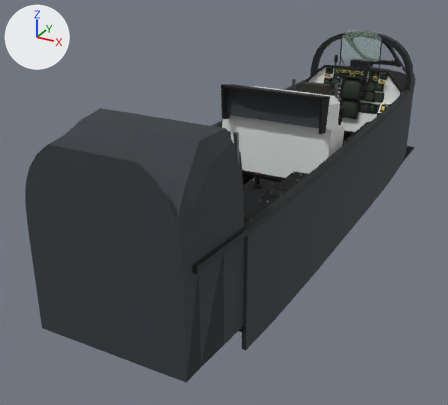
What one commit did to the glTF model assets/models/cockpit_f14.glb.
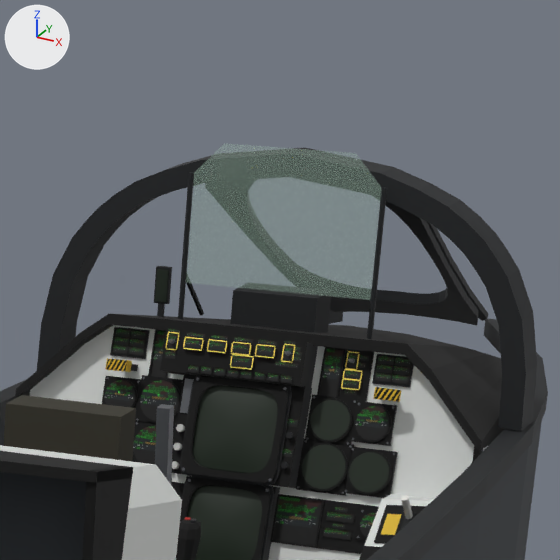
Each version is shown whole from a camera (50 mm lens) standing at (1.643, -4.729, 0.904) and looking at (-0.411, -0.995, -0.962), then close up on the part from 68% to 93% of the width and 0% to 29% of the height. The axes (+X, +Y, +Z) are drawn at upper left. The lights are the same throughout. The last two pictures show the newer version. Where no turn or scale is listed for an object, it has been applied to the vertices. Vertices at exactly the same position are counted once.

The first close-up shows 'approach_70', 'black', 'cushion_97', 'dark.140', 'dark.141', 'frame.001', 'frame.002', 'frame.011', 'frame.024', 'frame.025', 'frame.026', 'hud_glass_69', 'panel_grey.001', 'panel_grey.003', 'panel_light', 'panel_light.001', 'screen_f14hsd', 'screen_f14vdi' and 122 more.
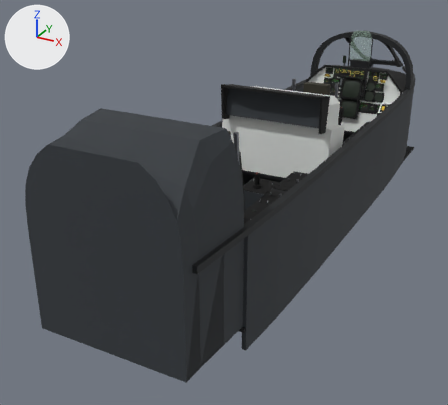
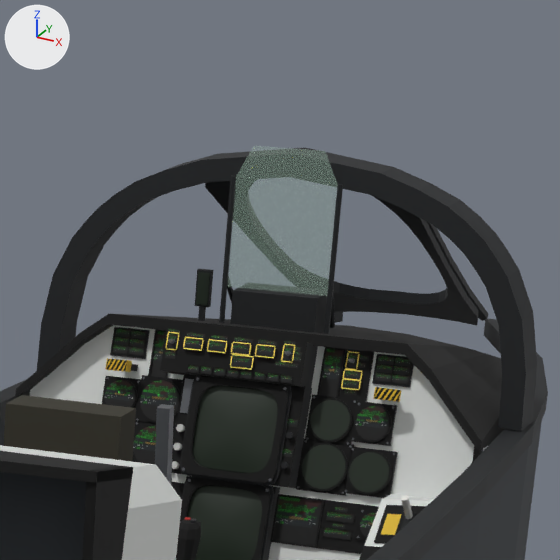
Location of each change, (x1, y1, x2, y2) in pixels of the close-ups (560 x 560 px):
'hud_glass_69', reshaped (43% narrower)
    before: (186, 143, 382, 300)
    after: (227, 146, 338, 296)
'frame.026', moved
    before: (367, 187, 387, 339)
    after: (324, 184, 343, 334)
'frame.024', moved
    before: (178, 172, 194, 319)
    after: (219, 176, 236, 323)
'approach_70', moved
    before: (155, 269, 168, 302)
    after: (196, 272, 209, 305)
'dark.140', moved
    before: (154, 266, 172, 304)
    after: (195, 269, 213, 307)
'frame.025', reshaped
    before: (186, 271, 204, 315)
    after: (227, 287, 233, 303)
'dark.141', moved
    before: (157, 302, 165, 317)
    after: (198, 305, 206, 321)

The change in detail:
me_frame_033 is used by ob_frame_024; location (0.0, 0.0, 0.0).
me_frame_033 had 12 vertices, 20 faces and spanned x -0.185..-0.176, y 0.775..0.785, z -0.234..0.036.
me_frame_033 now has 12 vertices, 20 faces and spans x -0.104..-0.096, y 0.775..0.785, z -0.233..0.036.
me_frame_033 part 1: the whole mesh is moved by (0.08, 0.0, 0.001).
me_frame_034 is used by ob_frame_025; location (0.0, 0.0, 0.0).
me_frame_034 had 12 vertices, 20 faces and spanned x -0.1854..-0.1575, y 0.7765..0.8535, z -0.2368..-0.1419.
me_frame_034 now has 12 vertices, 20 faces and spans x -0.1048..-0.0852, y 0.7763..0.8537, z -0.2357..-0.1419.
me_frame_034 part 2: 12 of 12 vertices moved; they spanned x -0.1854..-0.1575, y 0.7765..0.8535, z -0.2368..-0.1419 and now span x -0.1048..-0.0852, y 0.7763..0.8537, z -0.2357..-0.1419; mean shift (0.0765, 0.0, 0.0005).
me_frame_035 is used by ob_frame_026; location (0.0, 0.0, 0.0).
me_frame_035 had 12 vertices, 20 faces and spanned x 0.176..0.185, y 0.775..0.785, z -0.234..0.036.
me_frame_035 now has 12 vertices, 20 faces and spans x 0.096..0.104, y 0.775..0.785, z -0.233..0.036.
me_frame_035 part 3: the whole mesh is moved by (-0.08, 0.0, 0.001).
me_mesh_64_001 is used by ob_hud_glass_69; location (0.0, 0.0, 0.0).
Verts and faces of me_mesh_64_001; kept vertices keep their numbers, new ones are numbered from 6.
Before the commit, vertices of me_mesh_64_001: 0 (-0.176, 0.78, -0.165) at pixel (185, 282), 1 (0.176, 0.78, -0.165) at pixel (370, 300), 2 (0.176, 0.78, 0.036) at pixel (381, 187), 3 (0.123, 0.78, 0.093) at pixel (355, 153), 4 (-0.123, 0.78, 0.093) at pixel (223, 143).
Before the commit, vertices of me_mesh_64_001: 5 (-0.176, 0.78, 0.036) at pixel (193, 172).
me_mesh_64_001 had 6 vertices, 4 faces and spanned x -0.176..0.176, y 0.78, z -0.165..0.093.
me_mesh_64_001 now has 6 vertices, 4 faces and spans x -0.095..0.095, y 0.78, z -0.165..0.093.
Part 4, on me_mesh_64_001:
Vertices deleted: 0 to 5 (with the faces that use them).
New vertex 6 is at (-0.095, 0.78, -0.165), pixel (227, 286).
New vertex 7 is at (0.095, 0.78, -0.165), pixel (327, 296).
New vertex 8 is at (0.095, 0.78, 0.036), pixel (337, 184).
New vertex 9 is at (0.067, 0.78, 0.093), pixel (325, 150).
New vertex 10 is at (-0.067, 0.78, 0.093), pixel (253, 145).
New vertex 11 is at (-0.095, 0.78, 0.036), pixel (236, 176).
New faces: (7, 11, 8), (6, 11, 7), (9, 11, 10), (8, 11, 9).
Object 'approach_70' (ob_approach_70) moves from (-0.226, 0.79, -0.177) to (-0.145, 0.79, -0.175).
Object 'dark.140' (ob_dark_140) moves from (-0.226, 0.797, -0.177) to (-0.145, 0.797, -0.175).
Object 'dark.141' (ob_dark_141) moves from (-0.226, 0.797, -0.224) to (-0.145, 0.797, -0.222).
